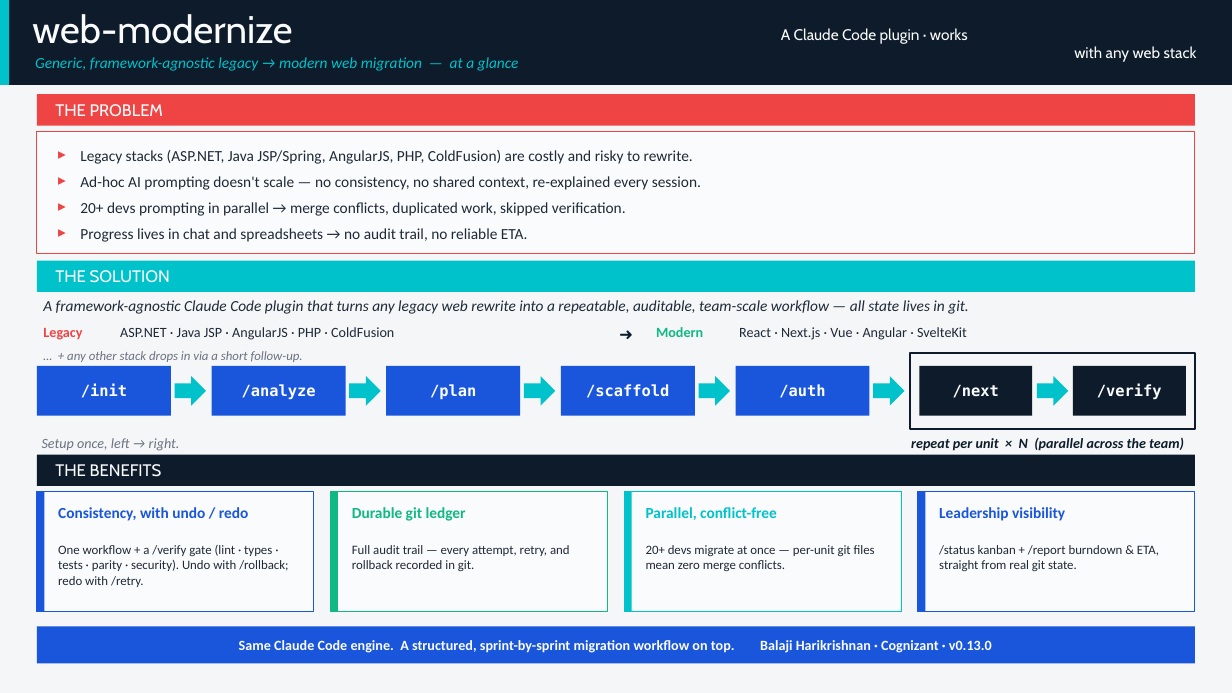
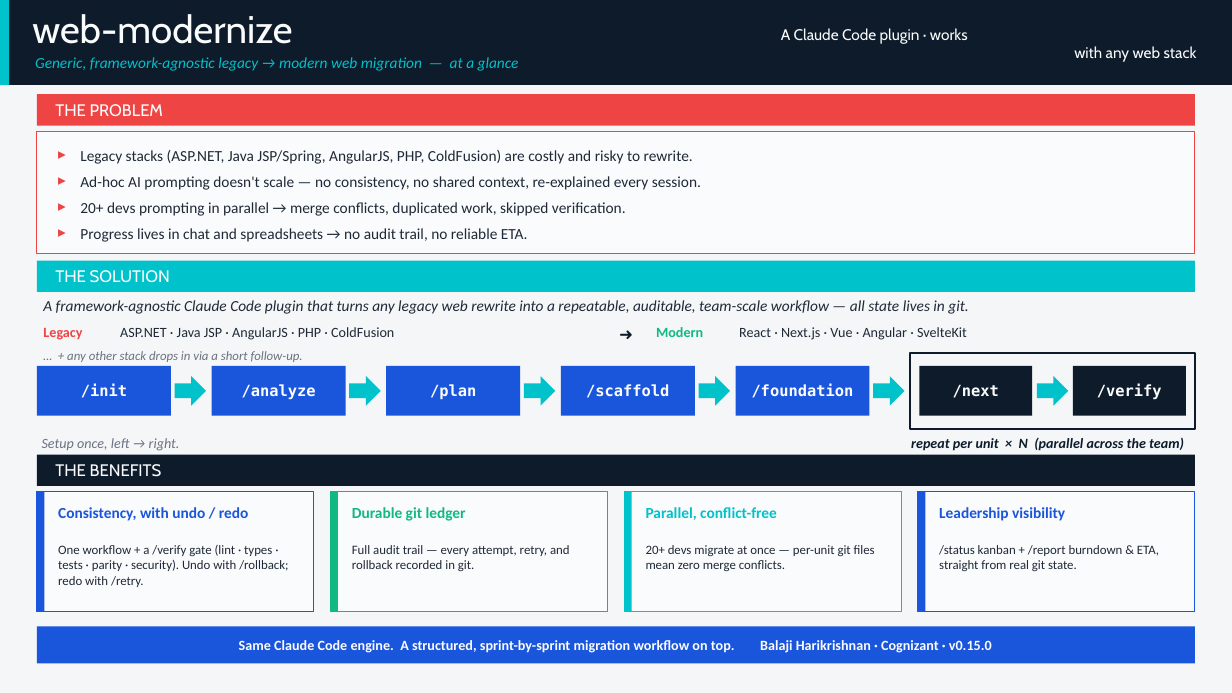
Before and after one commit to balaji-hari/web-mordernize, a slide deck: slide 1 of docs/decks/web-modernize-onepager-v2.pptx. Drawn at 1232x693 pixels with LibreOffice and Linux fonts; fonts in the diff are those of the drawing. Boxes give left, top, right and bottom in pixels: in the first picture for what was removed or moved away, otherwise in the second. Text is boxed around its words. In the diff, an @@ line names an element or a change of style, - is before the commit and + after.

```diff
--- a/docs/decks/web-modernize-onepager-v2.pptx
+++ b/docs/decks/web-modernize-onepager-v2.pptx
@@ text at box(752, 384, 854, 398): text changed @@
-/auth
+/foundation
@@ text at box(239, 640, 992, 653): text changed @@
-Same Claude Code engine. A structured, sprint-by-sprint migration workflow on top. Balaji Harikrishnan · Cognizant · v0.13.0
+Same Claude Code engine. A structured, sprint-by-sprint migration workflow on top. Balaji Harikrishnan · Cognizant · v0.15.0
```
Also in this commit, not shown: 40 other files.
